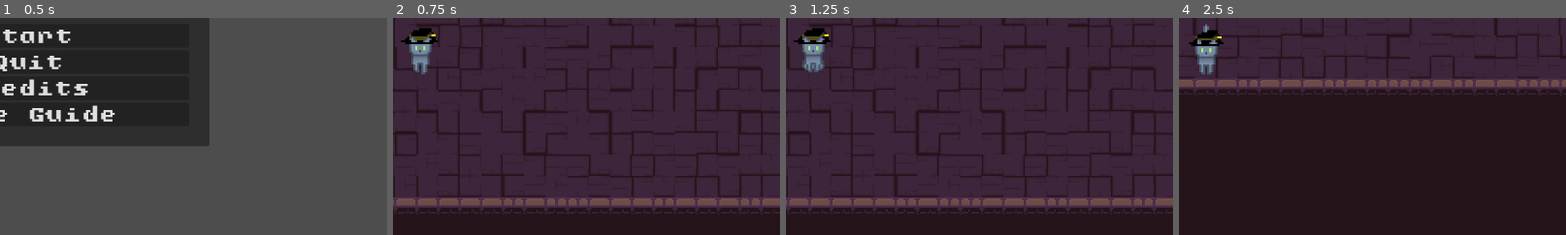
Above: before the commit, frames 1-4 (left to right).
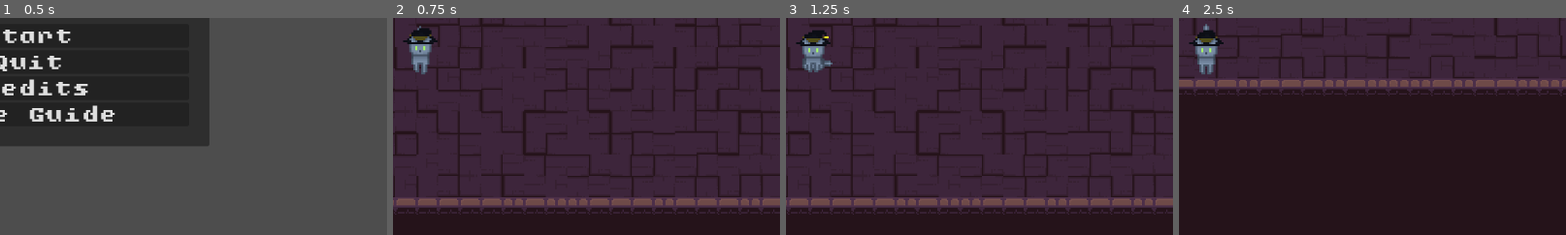
Above: after the commit, the same moments.

Repository: pablocoop/CC5408-Proyecto
Game: Godot game, scene res://ui/main_menu.tscn
Two runs of this game, one before a commit and one after it. Both use one fixed random seed, a clock stepped at 60 frames per second and the inputs below.
Inputs (mouse positions are % of the whole screen's width and height, from its top left):
- Up to frame 1 (0.5 s): no input
- Up to frame 2 (0.75 s): click "Start" at 0.5 s
- Up to frame 3 (1.25 s): no input
- Up to frame 4 (2.5 s): tap Enter at 1.25 s; move the mouse to (72, 45) at 1.27 s; hold D (move_right) 1.28-2.03 s; tap Space (attack) at 1.35 s; move the mouse to (30, 55) at 2.02 s; hold S (move_down) from 2.03 s (still down); right-click (30, 55) at 2.1 s
The pictures show only the part of the screen within x 46-96%, y 42-92%; the shares and areas given below are measured in that part.

Frame 1 is identical in both runs. In frame 2, 0.1% of the frame differs, in the area x 2-12%, y 3-13%; in frame 3, 0.6%, in the area x 2-13%, y 4-23%; in frame 4, 0.2%.

Commit message:
feat(player.tscn): update texture to blue_3_sprite

Diff:
--- a/scenes/player.tscn
+++ b/scenes/player.tscn
@@ -1,7 +1,7 @@
 [gd_scene load_steps=72 format=3 uid="uid://b66xtdsj4jkeg"]
 
 [ext_resource type="Script" uid="uid://20gqeq084edk" path="res://scenes/player.gd" id="1_g2els"]
-[ext_resource type="Texture2D" uid="uid://boodu3po37joe" path="res://assets/Cats Download/blue_3_hat.png" id="2_dqkch"]
+[ext_resource type="Texture2D" uid="uid://wdiivehslvyu" path="res://assets/Cats Download/blue_3_sprite.png" id="2_tuyoq"]
 [ext_resource type="Script" uid="uid://bo7j00nia4cku" path="res://components/hurtbox.gd" id="3_qhqgy"]
 [ext_resource type="Script" uid="uid://b4biuqxkvk28o" path="res://components/health_component.gd" id="4_dqkch"]
 [ext_resource type="Script" uid="uid://cpdtcih6dhwuq" path="res://components/hitbox.gd" id="5_tuyoq"]
@@ -23,7 +23,7 @@
 "times": PackedFloat32Array(0),
 "transitions": PackedFloat32Array(1),
 "update": 1,
-"values": [ExtResource("2_dqkch")]
+"values": [ExtResource("2_tuyoq")]
 }
 tracks/1/type = "value"
 tracks/1/imported = false
@@ -64,7 +64,7 @@
 "times": PackedFloat32Array(0),
 "transitions": PackedFloat32Array(1),
 "update": 1,
-"values": [ExtResource("2_dqkch")]
+"values": [ExtResource("2_tuyoq")]
 }
 tracks/1/type = "value"
 tracks/1/imported = false
@@ -105,7 +105,7 @@
 "times": PackedFloat32Array(0),
 "transitions": PackedFloat32Array(1),
 "update": 1,
-"values": [ExtResource("2_dqkch")]
+"values": [ExtResource("2_tuyoq")]
 }
 tracks/1/type = "value"
 tracks/1/imported = false
@@ -146,7 +146,7 @@
 "times": PackedFloat32Array(0),
 "transitions": PackedFloat32Array(1),
 "update": 1,
-"values": [ExtResource("2_dqkch")]
+"values": [ExtResource("2_tuyoq")]
 }
 tracks/1/type = "value"
 tracks/1/imported = false
@@ -187,7 +187,7 @@
 "times": PackedFloat32Array(0),
 "transitions": PackedFloat32Array(1),
 "update": 1,
-"values": [ExtResource("2_dqkch")]
+"values": [ExtResource("2_tuyoq")]
 }
 tracks/1/type = "value"
 tracks/1/imported = false
@@ -228,7 +228,7 @@
 "times": PackedFloat32Array(0),
 "transitions": PackedFloat32Array(1),
 "update": 1,
-"values": [ExtResource("2_dqkch")]
+"values": [ExtResource("2_tuyoq")]
 }
 tracks/1/type = "value"
 tracks/1/imported = false
@@ -269,7 +269,7 @@
 "times": PackedFloat32Array(0),
 "transitions": PackedFloat32Array(1),
 "update": 1,
-"values": [ExtResource("2_dqkch")]
+"values": [ExtResource("2_tuyoq")]
 }
 tracks/1/type = "value"
 tracks/1/imported = false
@@ -310,7 +310,7 @@
 "times": PackedFloat32Array(0),
 "transitions": PackedFloat32Array(1),
 "update": 1,
-"values": [ExtResource("2_dqkch")]
+"values": [ExtResource("2_tuyoq")]
 }
 tracks/1/type = "value"
 tracks/1/imported = false
@@ -351,7 +351,7 @@
 "times": PackedFloat32Array(0),
 "transitions": PackedFloat32Array(1),
 "update": 1,
-"values": [ExtResource("2_dqkch")]
+"values": [ExtResource("2_tuyoq")]
 }
 tracks/1/type = "value"
 tracks/1/imported = false
@@ -393,7 +393,7 @@
 "times": PackedFloat32Array(0),
 "transitions": PackedFloat32Array(1),
 "update": 1,
-"values": [ExtResource("2_dqkch")]
+"values": [ExtResource("2_tuyoq")]
 }
 tracks/1/type = "value"
 tracks/1/imported = false
@@ -435,7 +435,7 @@
 "times": PackedFloat32Array(0),
 "transitions": PackedFloat32Array(1),
 "update": 1,
-"values": [ExtResource("2_dqkch")]
+"values": [ExtResource("2_tuyoq")]
 }
 tracks/1/type = "value"
 tracks/1/imported = false
@@ -489,7 +489,7 @@
 "times": PackedFloat32Array(0),
 "transitions": PackedFloat32Array(1),
 "update": 1,
-"values": [ExtResource("2_dqkch")]
+"values": [ExtResource("2_tuyoq")]
 }
 tracks/2/type = "value"
 tracks/2/imported = false
@@ -519,7 +519,7 @@
 "times": PackedFloat32Array(0),
 "transitions": PackedFloat32Array(1),
 "update": 1,
-"values": [ExtResource("2_dqkch")]
+"values": [ExtResource("2_tuyoq")]
 }
 tracks/1/type = "value"
 tracks/1/imported = false
@@ -585,7 +585,7 @@
 "times": PackedFloat32Array(0),
 "transitions": PackedFloat32Array(1),
 "update": 1,
-"values": [ExtResource("2_dqkch")]
+"values": [ExtResource("2_tuyoq")]
 }
 
 [sub_resource type="Animation" id="Animation_wqfne"]
@@ -603,7 +603,7 @@
 "times": PackedFloat32Array(0),
 "transitions": PackedFloat32Array(1),
 "update": 1,
-"values": [ExtResource("2_dqkch")]
+"values": [ExtResource("2_tuyoq")]
 }
 tracks/1/type = "value"
 tracks/1/imported = false
@@ -645,7 +645,7 @@
 "times": PackedFloat32Array(0),
 "transitions": PackedFloat32Array(1),
 "update": 1,
-"values": [ExtResource("2_dqkch")]
+"values": [ExtResource("2_tuyoq")]
 }
 tracks/1/type = "value"
 tracks/1/imported = false
@@ -687,7 +687,7 @@
 "times": PackedFloat32Array(0),
 "transitions": PackedFloat32Array(1),
 "update": 1,
-"values": [ExtResource("2_dqkch")]
+"values": [ExtResource("2_tuyoq")]
 }
 tracks/1/type = "value"
 tracks/1/imported = false
@@ -753,7 +753,7 @@
 "times": PackedFloat32Array(0),
 "transitions": PackedFloat32Array(1),
 "update": 1,
-"values": [ExtResource("2_dqkch")]
+"values": [ExtResource("2_tuyoq")]
 }
 
 [sub_resource type="Animation" id="Animation_jej6c"]
@@ -783,7 +783,7 @@
 "times": PackedFloat32Array(0),
 "transitions": PackedFloat32Array(1),
 "update": 1,
-"values": [ExtResource("2_dqkch")]
+"values": [ExtResource("2_tuyoq")]
 }
 
 [sub_resource type="Animation" id="Animation_31cv2"]
@@ -801,7 +801,7 @@
 "times": PackedFloat32Array(0),
 "transitions": PackedFloat32Array(1),
 "update": 1,
-"values": [ExtResource("2_dqkch")]
+"values": [ExtResource("2_tuyoq")]
 }
 tracks/1/type = "value"
 tracks/1/imported = false
@@ -843,7 +843,7 @@
 "times": PackedFloat32Array(0),
 "transitions": PackedFloat32Array(1),
 "update": 1,
-"values": [ExtResource("2_dqkch")]
+"values": [ExtResource("2_tuyoq")]
 }
 tracks/1/type = "value"
 tracks/1/imported = false
@@ -897,7 +897,7 @@
 "times": PackedFloat32Array(0),
 "transitions": PackedFloat32Array(1),
 "update": 1,
-"values": [ExtResource("2_dqkch")]
+"values": [ExtResource("2_tuyoq")]
 }
 tracks/2/type = "value"
 tracks/2/imported = false
@@ -927,7 +927,7 @@
 "times": PackedFloat32Array(0),
 "transitions": PackedFloat32Array(1),
 "update": 1,
-"values": [ExtResource("2_dqkch")]
+"values": [ExtResource("2_tuyoq")]
 }
 tracks/1/type = "value"
 tracks/1/imported = false
@@ -969,7 +969,7 @@
 "times": PackedFloat32Array(0),
 "transitions": PackedFloat32Array(1),
 "update": 1,
-"values": [ExtResource("2_dqkch")]
+"values": [ExtResource("2_tuyoq")]
 }
 tracks/1/type = "value"
 tracks/1/imported = false
@@ -1011,7 +1011,7 @@
 "times": PackedFloat32Array(0),
 "transitions": PackedFloat32Array(1),
 "update": 1,
-"values": [ExtResource("2_dqkch")]
+"values": [ExtResource("2_tuyoq")]
 }
 tracks/1/type = "value"
 tracks/1/imported = false
@@ -1065,7 +1065,7 @@
 "times": PackedFloat32Array(0),
 "transitions": PackedFloat32Array(1),
 "update": 1,
-"values": [ExtResource("2_dqkch")]
+"values": [ExtResource("2_tuyoq")]
 }
 tracks/2/type = "value"
 tracks/2/imported = false
@@ -1095,7 +1095,7 @@
 "times": PackedFloat32Array(0),
 "transitions": PackedFloat32Array(1),
 "update": 1,
-"values": [ExtResource("2_dqkch")]
+"values": [ExtResource("2_tuyoq")]
 }
 tracks/1/type = "value"
 tracks/1/imported = false
@@ -1137,7 +1137,7 @@
 "times": PackedFloat32Array(0),
 "transitions": PackedFloat32Array(1),
 "update": 1,
-"values": [ExtResource("2_dqkch")]
+"values": [ExtResource("2_tuyoq")]
 }
 tracks/1/type = "value"
 tracks/1/imported = false
@@ -1179,7 +1179,7 @@
 "times": PackedFloat32Array(0),
 "transitions": PackedFloat32Array(1),
 "update": 1,
-"values": [ExtResource("2_dqkch")]
+"values": [ExtResource("2_tuyoq")]
 }
 tracks/1/type = "value"
 tracks/1/imported = false
@@ -1408,7 +1408,7 @@
 [node name="Sprite2D" type="Sprite2D" parent="."]
 position = Vector2(1.4, 0)
 scale = Vector2(3, 3)
-texture = ExtResource("2_dqkch")
+texture = ExtResource("2_tuyoq")
 hframes = 32
 vframes = 17
 frame = 32
